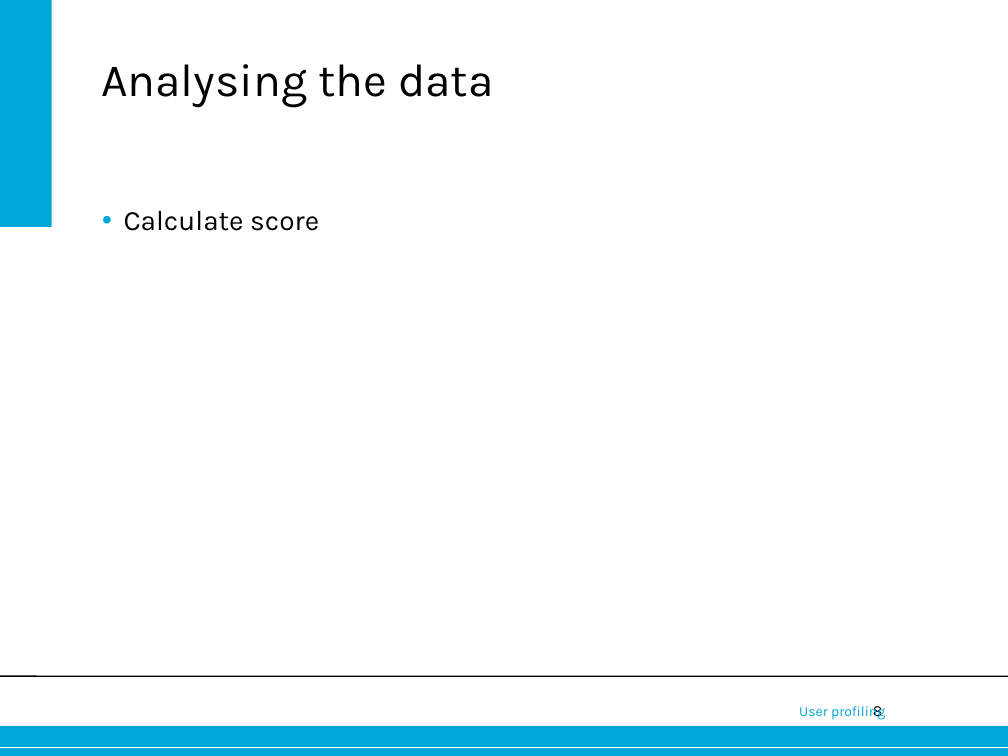
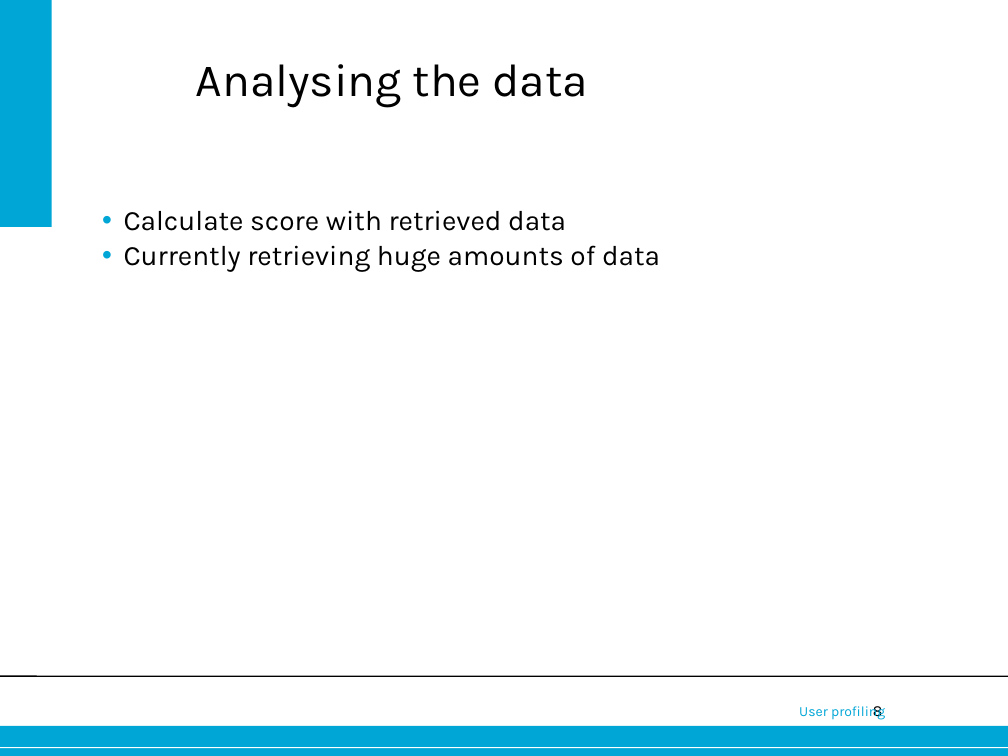
Before and after one commit to joostverdoorn/IN4334, a slide deck: slide 8 of assignment3/msr_pres2.odp. Drawn at 1008x756 pixels with LibreOffice and Linux fonts; fonts in the diff are those of the drawing; background and template pictures are left out. Boxes give left, top, right and bottom in pixels: in the first picture for what was removed or moved away, otherwise in the second. Text is boxed around its words. In the diff, an @@ line names an element or a change of style, - is before the commit and + after.

```diff
--- a/assignment3/msr_pres2.odp
+++ b/assignment3/msr_pres2.odp
@@ title "Analysing the data" at (196,64,589,107): indent changed @@
@@ text at (124,210,660,272): text changed @@
-• Calculate score
+• Calculate score with retrieved data
+• Currently retrieving huge amounts of data
```
Also in this commit, not shown: 6 other slides changed, 2 slides added.
